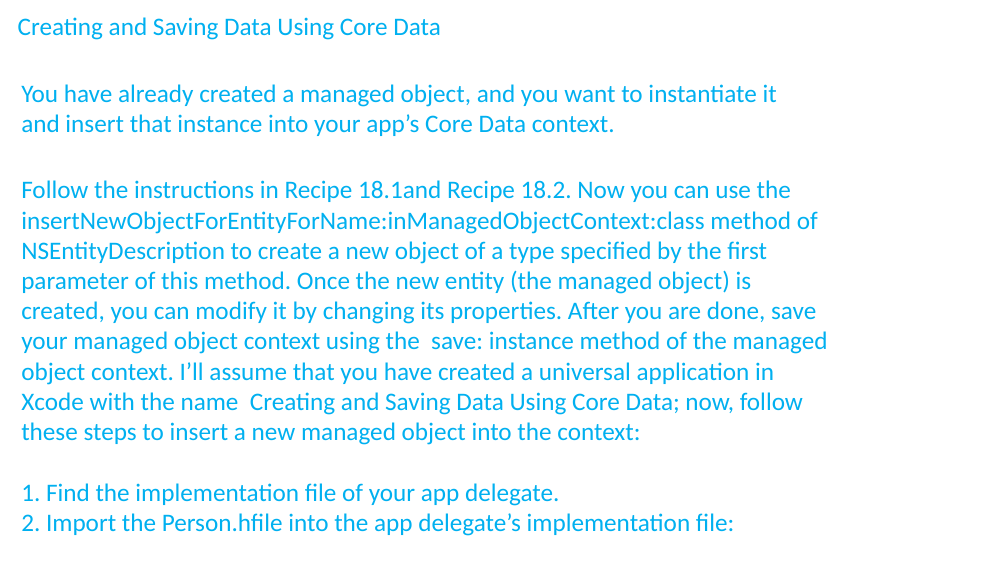
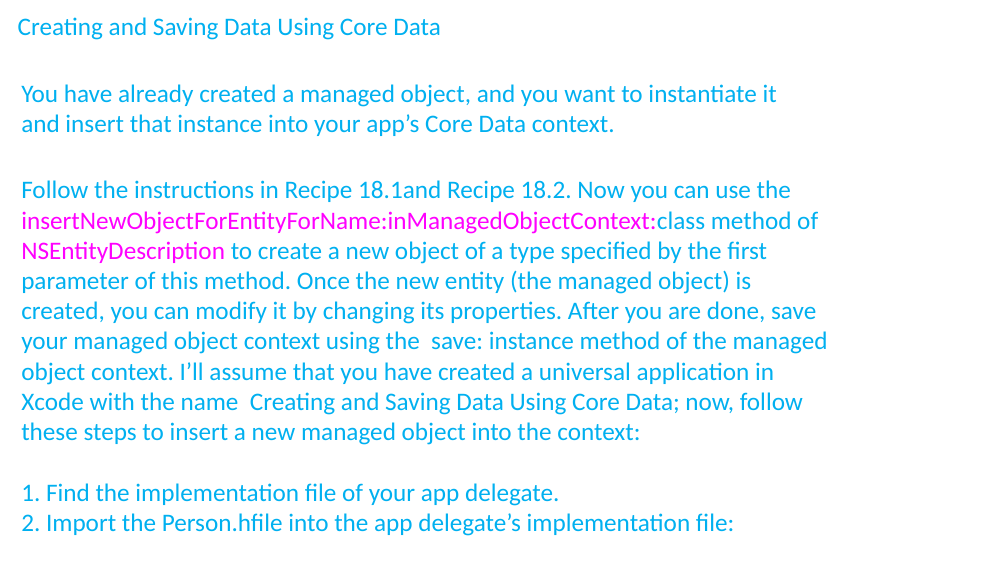
Before and after one commit to aminhngn/Course_Mobile_IOS, a slide deck: slide 36 of course/IOS_Module_03_core_data.pptx. Drawn at 1008x567 pixels with LibreOffice and Linux fonts; fonts in the diff are those of the drawing. Boxes give left, top, right and bottom in pixels: in the first picture for what was removed or moved away, otherwise in the second. Text is boxed around its words. In the diff, an @@ line names an element or a change of style, - is before the commit and + after.

```diff
--- a/course/IOS_Module_03_core_data.pptx
+++ b/course/IOS_Module_03_core_data.pptx
@@ text at <box>21,180,828,445</box>: text colour #00B0F0 to #FF00FF in "insertNewObjectForEntityForName:inManagedObjectContext:class ..." @@
```
Also in this commit, not shown: 9 other slides changed, 4 slides added, 4 slides removed, 1 other file.
